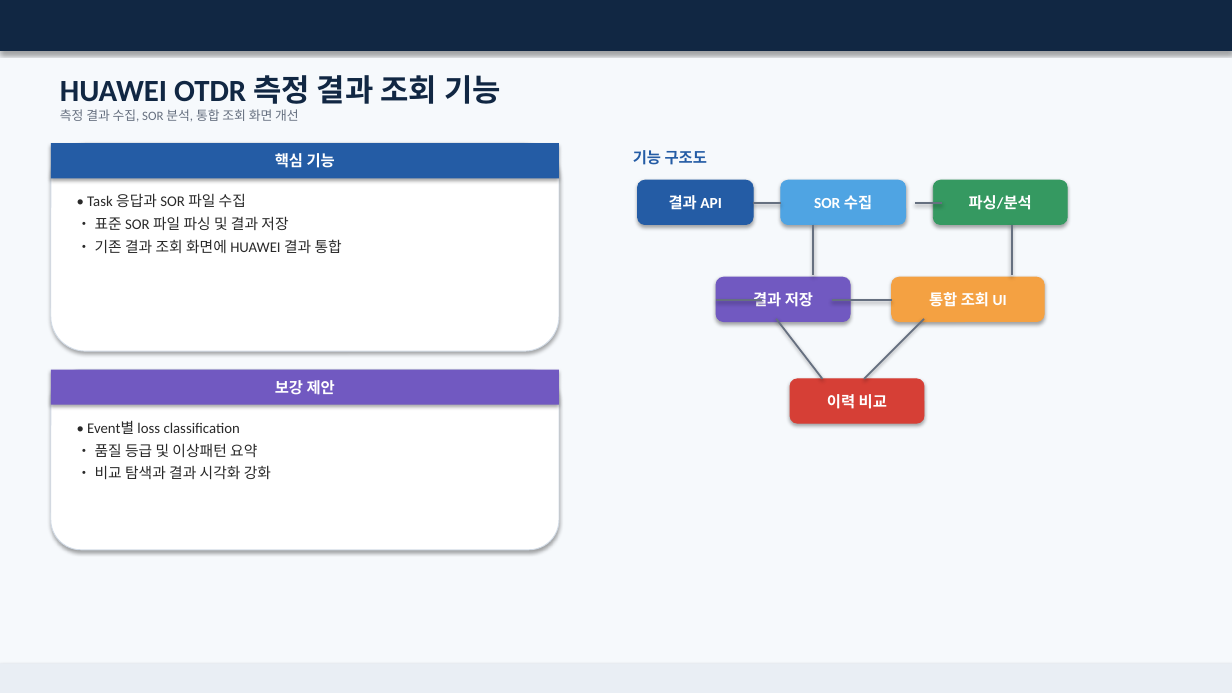
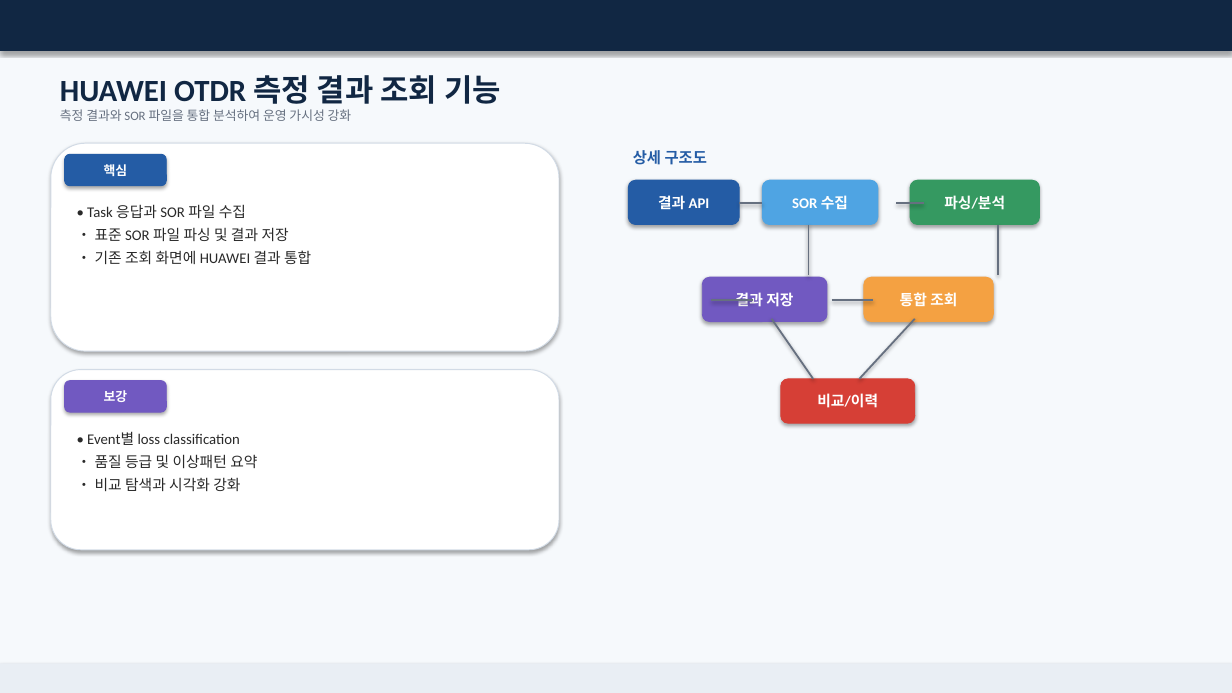
Before and after one commit to gmncreat/project-plan, a slide deck: slide 5 of output/SKT_OTDR_선로품질관리시스템_고도화_개발계획서_최종.pptx. Drawn at 1232x693 pixels with LibreOffice and Linux fonts; fonts in the diff are those of the drawing. Boxes give left, top, right and bottom in pixels: in the first picture for what was removed or moved away, otherwise in the second. Text is boxed around its words. In the diff, an @@ line names an element or a change of style, - is before the commit and + after.

```diff
--- a/output/SKT_OTDR_선로품질관리시스템_고도화_개발계획서_최종.pptx
+++ b/output/SKT_OTDR_선로품질관리시스템_고도화_개발계획서_최종.pptx
@@ text at box(60, 109, 352, 121): text changed @@
-측정 결과 수집, SOR 분석, 통합 조회 화면 개선
+측정 결과와 SOR 파일을 통합 분석하여 운영 가시성 강화
@@ rounded rectangle "핵심": place and size @@
-rounded rectangle "핵심" at box(51, 143, 559, 178)
+rounded rectangle "핵심" at box(65, 154, 166, 186)
@@ rounded rectangle "핵심" at box(65, 154, 166, 186): rectangle to rounded rectangle; outline none to #245CA5 0.75 pt @@
@@ text in rounded rectangle at box(104, 164, 128, 176): text changed; size 12 to 10 pt @@
-핵심 기능
+핵심
@@ text at box(633, 150, 707, 165): text changed @@
-기능 구조도
+상세 구조도
@@ text "• Task 응답과 SOR 파일 ...": place and size @@
-text "• Task 응답과 SOR 파일 ..." at box(87, 193, 342, 253)
+text "• Task 응답과 SOR 파일 ..." at box(87, 204, 311, 264)
@@ rounded rectangle "결과 API": place and size @@
-rounded rectangle "결과 API" at box(638, 180, 753, 225)
+rounded rectangle "결과 API" at box(628, 180, 739, 225)
@@ line moved from (753, 203) - (781, 203) to (739, 203) - (762, 203) @@
@@ size 12 to 11.5 pt in 4 elements at box(628, 180, 739, 225), box(910, 180, 1040, 225), box(702, 277, 827, 322), box(762, 180, 878, 225) @@
@@ rounded rectangle "SOR 수집": place and size @@
-rounded rectangle "SOR 수집" at box(781, 180, 906, 225)
+rounded rectangle "SOR 수집" at box(762, 180, 878, 225)
@@ line moved from (915, 203) - (943, 203) to (897, 203) - (924, 203) @@
@@ rounded rectangle "파싱/분석": place and size @@
-rounded rectangle "파싱/분석" at box(933, 180, 1067, 225)
+rounded rectangle "파싱/분석" at box(910, 180, 1040, 225)
@@ line moved from (813, 225) - (813, 275) to (809, 225) - (809, 275) @@
@@ line moved from (1012, 225) - (1012, 275) to (998, 225) - (998, 275) @@
@@ text at box(95, 250, 311, 264): text changed @@
-• 기존 결과 조회 화면에 HUAWEI 결과 통합
+• 기존 조회 화면에 HUAWEI 결과 통합
@@ rounded rectangle "결과 저장": place and size @@
-rounded rectangle "결과 저장" at box(716, 277, 850, 322)
+rounded rectangle "결과 저장" at box(702, 277, 827, 322)
@@ rounded rectangle "통합 조회": place and size @@
-rounded rectangle "통합 조회" at box(892, 277, 1044, 322)
+rounded rectangle "통합 조회" at box(864, 277, 994, 322)
@@ text in rounded rectangle at box(900, 292, 957, 307): text changed; size 12 to 11.5 pt @@
-통합 조회 UI
+통합 조회
@@ line moved from (762, 300) - (716, 300) to (753, 300) - (712, 300) @@
@@ line moved from (776, 319) - (823, 379) to (772, 319) - (813, 379) @@
@@ line moved from (832, 300) - (892, 300) to (832, 300) - (873, 300) @@
@@ line moved from (924, 319) - (864, 379) to (915, 319) - (860, 379) @@
@@ rounded rectangle "보강": place and size @@
-rounded rectangle "보강" at box(51, 370, 559, 405)
+rounded rectangle "보강" at box(65, 381, 166, 412)
@@ rounded rectangle "보강" at box(65, 381, 166, 412): rectangle to rounded rectangle; outline none to #7159C1 0.75 pt @@
@@ rounded rectangle "비교/이력": place and size @@
-rounded rectangle "비교/이력" at box(790, 379, 924, 423)
+rounded rectangle "비교/이력" at box(781, 379, 915, 423)
@@ text in rounded rectangle at box(104, 390, 128, 402): text changed; size 12 to 10 pt @@
-보강 제안
+보강
@@ text in rounded rectangle at box(817, 393, 878, 408): text changed; size 12 to 11.5 pt @@
-이력 비교
+비교/이력
@@ text "• Event별 loss classification": place and size @@
-text "• Event별 loss classification" at box(87, 420, 271, 479)
+text "• Event별 loss classification" at box(87, 431, 257, 491)
@@ text at box(95, 477, 240, 491): text changed @@
-• 비교 탐색과 결과 시각화 강화
+• 비교 탐색과 시각화 강화
```
Also in this commit, not shown: 10 other slides changed.
